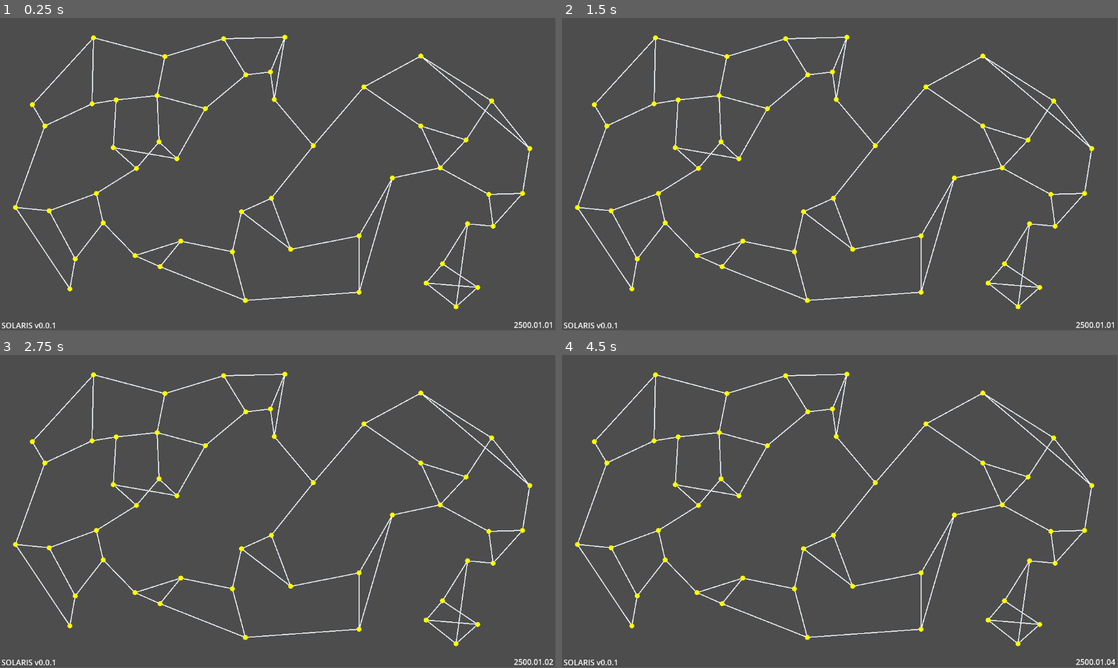
Above: before the commit, frames 1-4 (two rows, left to right).
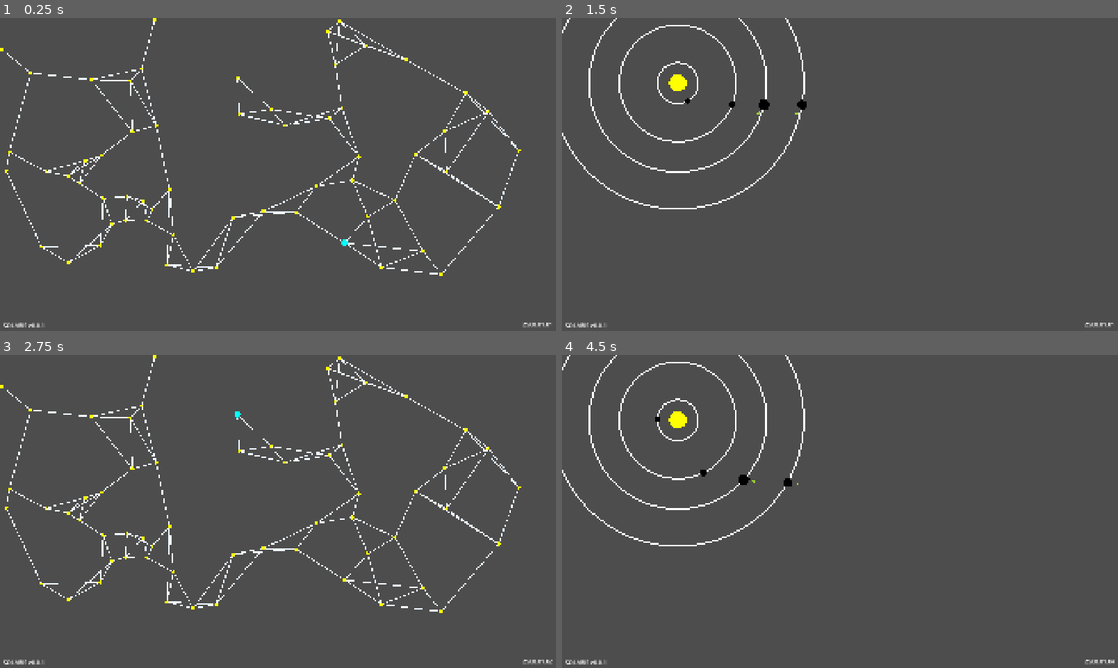
Above: after the commit, the same moments.

Repository: wrxme/Solaris
Game: Godot game, scene res://assets/scenes/game.tscn
The game is run twice, just before and just after one commit, with the same random seed, the same clock (stepped at 60 frames per second) and the same inputs.
Inputs:
- Up to frame 1 (0.25 s): no input
- Up to frame 2 (1.5 s): tap Enter (enter, bound only after the commit) at 0.5, 1.35 s; hold Right (right, bound only after the commit) 0.53-1.28 s; hold Enter (enter, bound only after the commit) 0.53-1.28 s; tap Space (pause) at 1.25 s; hold Left (left, bound only after the commit) from 1.28 s (still down)
- Up to frame 3 (2.75 s): release Left (left, bound only after the commit) at 2.03 s; hold Right (right, bound only after the commit) from 2.03 s (still down); hold Enter (enter, bound only after the commit) from 2.03 s (still down)
- Up to frame 4 (4.5 s): release Enter (enter, bound only after the commit) at 2.78 s; tap Enter (enter, bound only after the commit) at 2.85, 4.35 s; release Right (right, bound only after the commit) at 3.53 s; hold Enter (enter, bound only after the commit) 3.53-4.28 s; hold Left (left, bound only after the commit) from 3.53 s (still down); tap Space (pause) at 4.15, 4.25 s
In our replay, the window is 799x449 before the commit and 800x450 after it. These sizes can differ from the game's own. Grey fills any space a smaller window leaves; there, only what the larger window draws over its background counts as a difference.

The runs differ from the first frame. In frame 1, 6.0% of the frame differs, in the area x 0-100%, y 0-100%; in frame 2, 5.0%; in frame 3, 6.0%; in frame 4, 5.0%.

Commit message:
star system generator
press enter to switch views
cycle systems with left/right arrow keys

Diff:
--- a/assets/scenes/game.tscn
+++ b/assets/scenes/game.tscn
@@ -1,10 +1,21 @@
-[gd_scene load_steps=2 format=3 uid="uid://crrebuj6lufda"]
+[gd_scene load_steps=4 format=3 uid="uid://crrebuj6lufda"]
 
-[ext_resource type="Script" uid="uid://bhbsx3bfc2ppj" path="res://scripts/game_manager.gd" id="1_cb66b"]
+[ext_resource type="Script" uid="uid://bhbsx3bfc2ppj" path="res://scripts/gameplay_managers/game_manager.gd" id="1_cb66b"]
+[ext_resource type="Script" uid="uid://b13nlhuidy8o4" path="res://scripts/utils/galaxy_generation_settings.gd" id="2_dis88"]
+
+[sub_resource type="Resource" id="Resource_5gf0t"]
+script = ExtResource("2_dis88")
+galaxy_size = Vector4(0, 1800, 0, 900)
+number_of_stars = 60
+min_dist_between_stars = 40.0
+max_bonus_link_length = 750.0
+star_radius = 6.0
+link_width = 3.0
+metadata/_custom_type_script = "uid://b13nlhuidy8o4"
 
 [node name="Game" type="Node2D"]
 script = ExtResource("1_cb66b")
-number_of_stars = 50
+galaxy_generation_settings = SubResource("Resource_5gf0t")
 
 [node name="UI" type="Control" parent="."]
 layout_mode = 3
@@ -12,19 +23,21 @@
 offset_right = 40.0
 offset_bottom = 40.0
 
-[node name="Label" type="Label" parent="UI"]
+[node name="Version" type="Label" parent="UI"]
 layout_mode = 0
-offset_left = 3.0
-offset_top = 626.0
-offset_right = 117.0
-offset_bottom = 649.0
+offset_left = 11.0
+offset_top = 1047.0
+offset_right = 153.0
+offset_bottom = 1075.0
+theme_override_font_sizes/font_size = 20
 text = "SOLARIS v0.0.1"
 
 [node name="Time" type="Label" parent="UI"]
 layout_mode = 0
-offset_left = 1034.0
-offset_top = 625.0
-offset_right = 1148.0
-offset_bottom = 648.0
+offset_left = 1794.0
+offset_top = 1043.0
+offset_right = 1908.0
+offset_bottom = 1071.0
+theme_override_font_sizes/font_size = 20
 text = "00/00/0000"
 horizontal_alignment = 2
--- a/project.godot
+++ b/project.godot
@@ -15,6 +15,12 @@
 config/features=PackedStringArray("4.5", "GL Compatibility")
 config/icon="res://assets/icon.svg"
 
+[display]
+
+window/size/viewport_width=1920
+window/size/viewport_height=1080
+window/stretch/mode="canvas_items"
+
 [input]
 
 pause={
@@ -22,6 +28,21 @@
 "events": [Object(InputEventKey,"resource_local_to_scene":false,"resource_name":"","device":-1,"window_id":0,"alt_press …(191 unchanged characters)…
 ]
 }
+left={
+"deadzone": 0.2,
+"events": [Object(InputEventKey,"resource_local_to_scene":false,"resource_name":"","device":-1,"window_id":0,"alt_pressed":false,"shift_pressed":false,"ctrl_pressed":false,"meta_pressed":false,"pressed":false,"keycode":0,"physical_keycode":4194319,"key_label":0,"unicode":0,"location":0,"echo":false,"script":null)
+]
+}
+right={
+"deadzone": 0.2,
+"events": [Object(InputEventKey,"resource_local_to_scene":false,"resource_name":"","device":-1,"window_id":0,"alt_pressed":false,"shift_pressed":false,"ctrl_pressed":false,"meta_pressed":false,"pressed":false,"keycode":0,"physical_keycode":4194321,"key_label":0,"unicode":0,"location":0,"echo":false,"script":null)
+]
+}
+enter={
+"deadzone": 0.2,
+"events": [Object(InputEventKey,"resource_local_to_scene":false,"resource_name":"","device":-1,"window_id":0,"alt_pressed":false,"shift_pressed":false,"ctrl_pressed":false,"meta_pressed":false,"pressed":false,"keycode":0,"physical_keycode":4194309,"key_label":0,"unicode":0,"location":0,"echo":false,"script":null)
+]
+}
 
 [rendering]
 
--- a/scripts/galaxy.gd
+++ b/scripts/galaxy_generation/galaxy.gd
@@ -2,19 +2,26 @@
 extends Node2D
 class_name Galaxy
 
-var min_dist = 50
-
 var systems : Array
 var connections : Array
 
-# the master function
-func generate_galaxy(n_stars : int, size : Vector4i) -> void:
-	generate_stars(n_stars, size)
-	generate_system_connections()
+func _init(gen_settings : GalaxyGenerationSettings) -> void:
+	generate_galaxy(gen_settings)
+
+func generate_galaxy(gen_settings : GalaxyGenerationSettings) -> void:
+	generate_stars(
+		gen_settings.number_of_stars,
+		gen_settings.galaxy_size,
+		gen_settings.min_dist_between_stars
+	)
+	generate_system_connections(
+		gen_settings.bonus_link_percentage,
+		gen_settings.max_system_connections,
+		gen_settings.max_bonus_link_length
+	)
 	update_connections_within_systems()
 
-# Generate n_stars number of solar systems
-func generate_stars(n_stars : int, size : Vector4i) -> void:
+func generate_stars(n_stars : int, size : Vector4i, min_dist : float) -> void:
 	for i in range(0, n_stars):
 		var s = SolarSystem.new()
 		add_child(s)
@@ -41,7 +48,8 @@
 				s.position = new_pos
 				flag = false
 
-func generate_system_connections() -> void:
+# This function is still kind of cooked
+func generate_system_connections(bonus_link_percentage : float, max_system_connections : int, max_bonus_link_length : float) -> void:
 	var possible_connections : Dictionary = {}
 
 	# get every possible connection and its length
@@ -90,15 +98,15 @@
 	# add 5% of connections back
 	var bonus_connections := 0
 	for i in range(sorted_paths.size() - bonus_connections):
-		if bonus_connections > ceil(0.15 * (sorted_paths.size() - added_connections)):
+		if bonus_connections > ceil(bonus_link_percentage * (sorted_paths.size() - added_connections)):
 			break
 
 		if sorted_paths[i] in connections:
 			continue
 
 		var dist = sorted_paths[i][0].position.distance_to(sorted_paths[i][1].position)
-		if dist < 300.0:
-			if c_atlas[sorted_paths[i][0].id] < 3 and c_atlas[sorted_paths[i][1].id] < 3:
+		if dist < max_bonus_link_length:
+			if c_atlas[sorted_paths[i][0].id] < max_system_connections and c_atlas[sorted_paths[i][1].id] < max_system_connections:
 				connections.append(sorted_paths[i])
 				bonus_connections += 1
 
--- /dev/null
+++ b/scripts/galaxy_generation/solarsystem.gd
@@ -0,0 +1,36 @@
+# SolarSystem.gd
+extends Node2D
+class_name SolarSystem
+
+# Identifiers
+var id : int
+var star_name : String
+
+# Properties
+var connections : Array
+var owned_by : int
+
+# Contents
+var worlds : Array
+var star : World
+
+func _init() -> void:
+	generate_system()
+
+func generate_system() -> void:
+	# Create the star
+	star = World.new("star", 30.0, 0)
+	add_child(star)
+	worlds.append(star)
+
+	var dist = 10
+	while dist < 400:
+		dist += randf_range(45,150)
+
+		var size = randf_range(8,20)
+		var w = World.new("Unknown", size, dist)
+		add_child(w)
+		worlds.append(w)
+
+func add_connection(endpoint : SolarSystem) -> void:
+	connections.append(endpoint)
--- /dev/null
+++ b/scripts/galaxy_generation/world.gd
@@ -0,0 +1,50 @@
+# world.gd
+extends Node2D
+class_name World
+
+var type : String = "unknown"
+var size : float
+var distance_from_center : float
+var color : Color
+var speed := 50.0
+var angle : float = 0.0
+var radius : float = 0.0
+
+var worlds : Array
+
+func _init(_type:String, _size:float, _distance:float = 0.0) -> void:
+	type = _type
+	size = _size
+	distance_from_center = _distance
+	radius = distance_from_center
+
+	position = Vector2(distance_from_center, 0)
+
+	determine_color()
+
+	if type == "moon":
+		radius = 35
+
+	if type != "star" and size > 15:
+		var moon = World.new("moon", 5, distance_from_center + 35)
+		add_child(moon)
+		worlds.append(moon)
+
+func _physics_process(delta: float) -> void:
+	if distance_from_center > 0.0:
+		# PHYS 211 BABYYYY
+		var angular_velocity = speed / radius
+		angle += angular_velocity * delta
+
+		var new_pos = Vector2(
+			cos(angle),
+			sin(angle)
+			) * radius
+
+		position = new_pos
+
+func determine_color():
+	if type == "star":
+		color = Color.YELLOW
+	elif type == "moon":
+		color = Color.YELLOW_GREEN
--- a/scripts/game_manager.gd
+++ /dev/null
@@ -1,51 +0,0 @@
-#game_manager.gd
-extends Node2D
-class_name GameManager
-
-@export var number_of_stars : int = 100
-@export var galaxy_x_bounds : Vector2i = Vector2i(20,1100)
-@export var galaxy_y_bounds : Vector2i = Vector2i(20,600)
-@export var star_color : Color = Color.YELLOW
-@export var link_color : Color = Color.ALICE_BLUE
-
-@onready var time_txt = $UI/Time
-
-var galaxy : Galaxy
-var game_timer : GameTimer
-var input : InputManager
-
-var is_paused : bool = true
-
-# automatically called by Godot on start :)
-func _ready() -> void:
-	# create input manger
-	input = InputManager.new()
-	input.pressed_pause.connect(on_pause_pressed)
-	add_child(input)
-
-	# create time controller
-	game_timer = GameTimer.new()
-	add_child(game_timer)
-	game_timer.initialize(time_txt)
-
-	# generate galaxy
-	galaxy = Galaxy.new()
-	add_child(galaxy)
-	var g_size = Vector4i(galaxy_x_bounds[0],galaxy_x_bounds[1],galaxy_y_bounds[0],galaxy_y_bounds[1])
-	galaxy.generate_galaxy(number_of_stars, g_size)
-
-	# render
-	queue_redraw()
-
-# draw all of the graphics
-# called by queue_redraw()
-func _draw() -> void:
-	for c in galaxy.connections:
-		draw_line(c[0].position,c[1].position,link_color,2.0)
-	for s in galaxy.systems:
-		draw_circle(s.position,5,star_color,true)
-
-func on_pause_pressed() -> void:
-	is_paused = !is_paused
-
-	game_timer.handle_pause(is_paused)
--- /dev/null
+++ b/scripts/gameplay_managers/game_manager.gd
@@ -0,0 +1,89 @@
+#game_manager.gd
+extends Node2D
+class_name GameManager
+
+@export var galaxy_generation_settings : GalaxyGenerationSettings
+
+@onready var time_txt = $UI/Time
+
+var galaxy : Galaxy
+var game_timer : GameTimer
+var input : InputManager
+
+var is_paused : bool = true
+
+var galaxy_view : bool = true
+var focus : int = 0
+
+# automatically called by Godot on start :)
+func _ready() -> void:
+	# create game components
+	startup_game()
+
+	# render
+	queue_redraw()
+
+func startup_game() -> void:
+	# create input manger
+	input = InputManager.new()
+	input.pressed_pause.connect(on_pause_pressed)
+	input.pressed_left.connect(on_left_pressed)
+	input.pressed_right.connect(on_right_pressed)
+	input.pressed_enter.connect(on_enter_pressed)
+	add_child(input)
+
+	# create time controller
+	game_timer = GameTimer.new(time_txt)
+	add_child(game_timer)
+
+	# generate galaxy
+	if !galaxy_generation_settings:
+		galaxy_generation_settings = GalaxyGenerationSettings.new()
+	galaxy = Galaxy.new(galaxy_generation_settings)
+	add_child(galaxy)
+
+# draw all of the graphics
+# called by queue_redraw()
+func _draw() -> void:
+	if galaxy_view:
+		for c in galaxy.connections:
+			draw_line(c[0].position,c[1].position,galaxy_generation_settings.link_color,galaxy_generation_settings.link_width)
+		for s in galaxy.systems:
+			if s.id == focus:
+				draw_circle(s.position,galaxy_generation_settings.star_radius + 5,Color.AQUA,true)
+			else:
+				draw_circle(s.position,galaxy_generation_settings.star_radius,galaxy_generation_settings.star_color,true)
+	else:
+		var screen_size = Vector2(DisplayServer.screen_get_size())
+		for world in galaxy.systems[focus].worlds:
+			draw_circle(screen_size / 2.0, world.distance_from_center, Color.WHITE, false)
+
+			var pos = world.position + (screen_size / 2.0)
+			draw_circle(pos,world.size,world.color,true)
+
+			for moon in world.worlds:
+				var mpos = moon.position + world.position + (screen_size / 2.0)
+				draw_circle(mpos,moon.size,moon.color,true)
+
+func _process(_delta: float) -> void:
+	queue_redraw()
+
+func on_pause_pressed() -> void:
+	is_paused = !is_paused
+
+	game_timer.handle_pause(is_paused)
+
+func on_left_pressed() -> void:
+	if focus == 0:
+		focus = galaxy.systems.size() - 1
+	else:
+		focus -= 1
+
+func on_right_pressed() -> void:
+	if focus == galaxy.systems.size() - 1:
+		focus = 0
+	else:
+		focus += 1
+
+func on_enter_pressed() -> void:
+	galaxy_view = !galaxy_view
--- /dev/null
+++ b/scripts/gameplay_managers/input_manager.gd
@@ -0,0 +1,21 @@
+extends Node
+class_name InputManager
+
+signal pressed_pause
+signal pressed_left
+signal pressed_right
+signal pressed_enter
+
+func _unhandled_key_input(event: InputEvent) -> void:
+	if event.is_action_pressed("pause"):
+		pressed_pause.emit()
+		return
+	if event.is_action_pressed("left"):
+		pressed_left.emit()
+		return
+	if event.is_action_pressed("right"):
+		pressed_right.emit()
+		return
+	if event.is_action_pressed("enter"):
+		pressed_enter.emit()
+		return
--- a/scripts/time_controller.gd
+++ b/scripts/gameplay_managers/time_manager.gd
@@ -1,6 +1,10 @@
-# time_controller.gd
+# time_manager.gd
 extends Node
 class_name GameTimer
+
+signal new_month
+signal new_year
+signal tick
 
 @export var start_time : int = 0
 var speed_factor : float = 1.0
@@ -13,7 +17,7 @@
 
 var ui : Label
 
-func initialize(time_txt : Label = null):
+func _init(time_txt : Label = null) -> void:
 	time = start_time
 
 	@warning_ignore("integer_division")
@@ -40,9 +44,12 @@
 	if timer >= interval:
 		time += 1
 		timer -= interval
-		tick()
+		_tick()
 
-func tick():
+func _tick():
+	var prev_month := month
+	var prev_year := year
+
 	@warning_ignore("integer_division")
 	year = (time / 360) + 2500
 	var days_left_in_year : int = time % 360
@@ -51,9 +58,19 @@
 	month = (days_left_in_year / 30) + 1
 	day = (days_left_in_year % 30) + 1
 
+	if prev_month != month:
+		new_month.emit()
+	if prev_year	 != year:
+		new_year.emit()
+
 	if ui:
 		update_ui()
 
+	tick.emit()
+
+# It is not ideal to have the game time manager directly modify UI.
+# we should eventually create a UI manager that subscribes to the tick signal
+# and updates the text. The game time manager should only worry about time.
 func update_ui():
 	var output = str(year) + "." + "%02d" % month + "." + "%02d" % day
 	ui.text = output
--- a/scripts/input_manager.gd
+++ /dev/null
@@ -1,9 +0,0 @@
-extends Node
-class_name InputManager
-
-signal pressed_pause
-
-func _unhandled_key_input(event: InputEvent) -> void:
-	if event.is_action_pressed("pause"):
-		pressed_pause.emit()
-		return
--- a/scripts/solarsystem.gd
+++ /dev/null
@@ -1,17 +0,0 @@
-# SolarSystem.gd
-extends Node2D
-class_name SolarSystem
-
-# Identifiers
-var id : int
-var star_name : String
-
-# Properties
-var connections : Array
-var owned_by : int
-
-# Contents
-var worlds : Array
-
-func add_connection(endpoint : SolarSystem) -> void:
-	connections.append(endpoint)
--- /dev/null
+++ b/scripts/utils/galaxy_generation_settings.gd
@@ -0,0 +1,18 @@
+extends Resource
+class_name GalaxyGenerationSettings
+
+@export_group("Space")
+@export var galaxy_size : Vector4
+
+@export_group("Generation")
+@export var number_of_stars : int = 50
+@export var min_dist_between_stars : float = 50.0
+@export var max_system_connections : int = 4
+@export var bonus_link_percentage : float = 0.03
+@export var max_bonus_link_length : float = 300.0
+
+@export_group("Visuals")
+@export var star_color : Color = Color.YELLOW
+@export var star_radius : float = 5.0
+@export var link_color : Color = Color.ALICE_BLUE
+@export var link_width : float = 2.0
Renamed: scripts/galaxy.gd.uid -> scripts/galaxy_generation/galaxy.gd.uid
Renamed: scripts/solarsystem.gd.uid -> scripts/galaxy_generation/solarsystem.gd.uid
Not shown, added: scripts/galaxy_generation/world.gd.uid
Renamed: scripts/game_manager.gd.uid -> scripts/gameplay_managers/game_manager.gd.uid
Renamed: scripts/input_manager.gd.uid -> scripts/gameplay_managers/input_manager.gd.uid
Renamed: scripts/time_controller.gd.uid -> scripts/gameplay_managers/time_manager.gd.uid
Not shown, added: scripts/utils/galaxy_generation_settings.gd.uid
Renamed: scripts/union.gd -> scripts/utils/union.gd
Renamed: scripts/union.gd.uid -> scripts/utils/union.gd.uid
Not shown, changed: todo.txt
